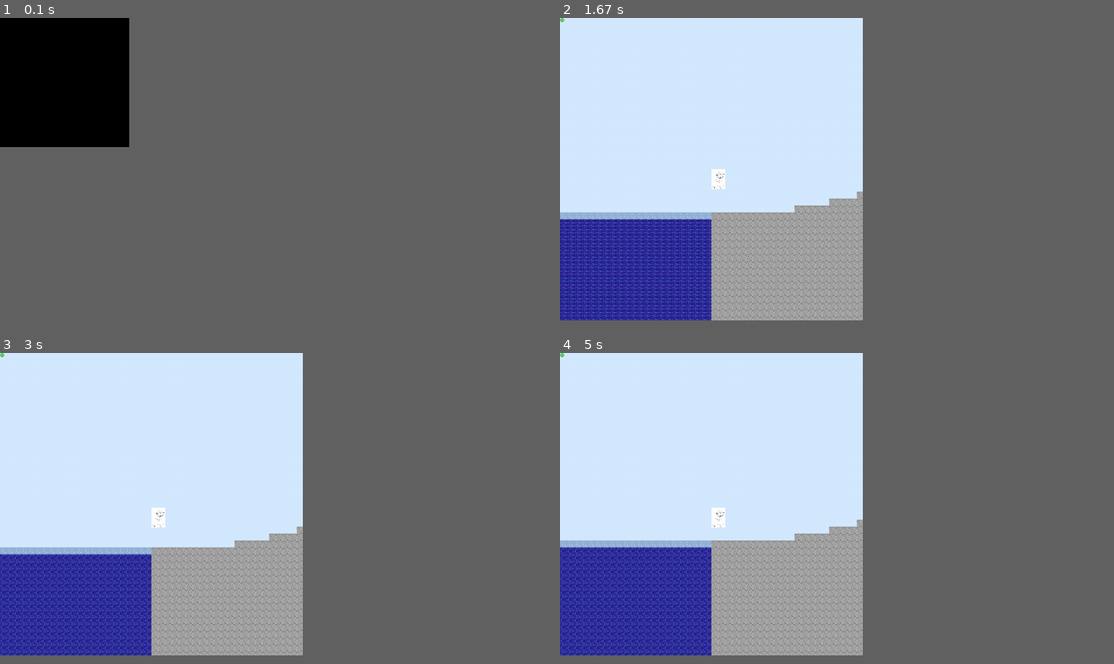
Above: before the commit, frames 1-4 (two rows, left to right).
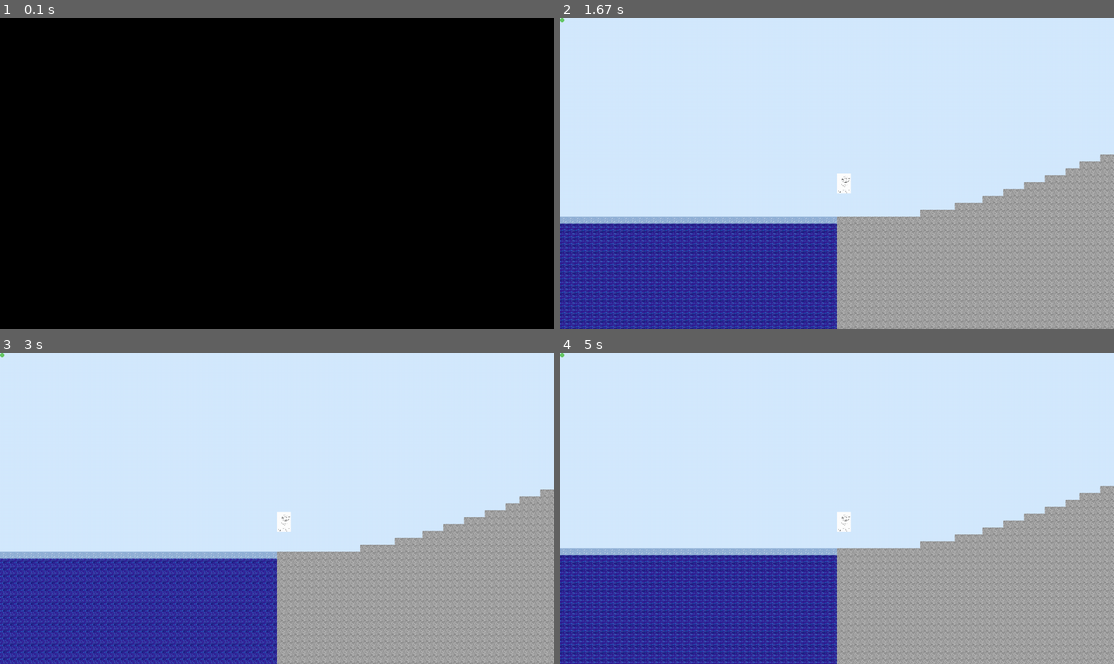
Above: after the commit, the same moments.

Repository: HyperRays/minecraft-from-wish
Game: pygame game, started from game-logic/main.py
Same seed, same stepped clock (60 frames per second), same inputs: the game is played once before the commit and once after it.
Inputs:
- Up to frame 1 (0.1 s): no input
- Up to frame 2 (1.67 s): no input
- Up to frame 3 (3 s): no input
- Up to frame 4 (5 s): no input
In our replay, in frame 1 the window is 210x210 before the commit and 900x506 after it. These sizes can differ from the game's own. Grey fills any space a smaller window leaves; there, only what the larger window draws over its background counts as a difference.

The runs differ from the first frame. In frame 1, only the window size differs. In frame 2, 35% of the frame differs, in the area x 0-100%, y 43-100%; in frame 3, 35%; in frame 4, 36%, in the area x 0-100%, y 42-100%.

Commit message:
comments and optimisations

Diff:
--- a/game-logic/background.py
+++ b/game-logic/background.py
@@ -1,3 +1,7 @@
+"""
+A class for the background, the idea is to expand this to make dynamically moving objects
+"""
+
 from prelude import *
 
 class Background(GraphicsObject):
--- a/game-logic/blocks.py
+++ b/game-logic/blocks.py
@@ -1,14 +1,14 @@
 from startup import *
 from load_properties_config import load_block_properties
 
-#stored values in variable to reduce typo errors
+# stored values in variable to reduce typo errors
 material_n = "material"
 position_n = "position"
 collider_n = "collider"
 
 class Material:
 
-    #remains for backward compatibility
+    # remains for backward compatibility
     compat_AIR = "Air"
     compat_ICE = "Ice"
     compat_SAND = "Sand"
@@ -17,6 +17,7 @@
     compat_WATER = "Water"
     compat_STONE = "Stone"
     compat_SNOW = "Snow"
+    # ---
 
     AIR = 1 << 0
     ICE = 1 << 1
@@ -62,18 +63,20 @@
                 pass
             raise TypeError(f"No material called {mat}")
 
-#square helper class, so that the collider creation and image (texture) loading is handled and
+# square helper class, so that the collider creation and image (texture) loading is handled and
 class Square(GraphicsObject):
     # with slots, the object doesn't need to make a new dict for every instance
-    #works like a named tuple
-    #https://stackoverflow.com/a/1336890
+    # works like a named tuple
+    # https://stackoverflow.com/a/1336890
     __slots__ = ("position", "texture", "collider","_render_collider_bounds","_render_collision_detected","_first")
     def __init__(self, position: vec2d) -> None:
         self.position = position
         self.texture = texture_handler.get_texture(self.tex_name)
-        self.collider = create_collider(self.position, BLOCK_DIMENSIONS[0], BLOCK_DIMENSIONS[1])
-        self._render_collider_bounds = False
-        self._render_collision_detected = False
+        self.collider = create_collider(self.position, BLOCK_DIMENSIONS[0], -BLOCK_DIMENSIONS[1])
+        self._render_collider_bounds = False
+        self._render_collision_detected = False
+
+        # only render once on the intermediate chunk texture for performance reasons (pygame)
         self._first = True
         if self.backend == "pygame":
             self.render = self.pygame_render
@@ -84,7 +87,7 @@
     def render_collision_detected(self) -> None:
         self._render_collision_detected = True
 
-    async def pygame_render(self, x,y,chunk_intermediate_layer: pygame.Surface):
+    async def pygame_render(self, x, y, chunk_intermediate_layer: pygame.Surface):
         if self._first:
             self._first = False
             chunk_intermediate_layer.blit(self.texture, (x*BLOCK_DIMENSIONS[0], y*BLOCK_DIMENSIONS[1]))
@@ -93,11 +96,12 @@
             pygame.draw.polygon(chunk_manager.get_debug_layer(), (100,100,100) , [ camera.screen_position(self.collider …(189 unchanged characters)…
         elif self._render_collision_detected:
             pygame.draw.polygon(chunk_manager.get_debug_layer(), (200,100,120) , [ camera.screen_position(self.collider …(190 unchanged characters)…
+
         self._render_collider_bounds = False
         self._render_collision_detected = False
 
     async def update(self):
-        self.collider = create_collider(self.position, BLOCK_DIMENSIONS[0], -BLOCK_DIMENSIONS[1], collider=self.collider)
+        pass
 
     def save(self) -> bytes:
         save_dict = {
@@ -127,6 +131,8 @@
 #Air tile
 class Air(Square, load_block_properties("air.toml")):
 
+    material = Material.AIR
+
     #Air is transparent so has to have some custom parts defined
 
     def __init__(self, position: vec2d) -> None:
@@ -179,6 +185,7 @@
 
     graphics.create_layer("grass_layer")
 
+    # grass should be in front of the player
     async def pygame_render(self, *_):
         graphics.layers["grass_layer"].blit(self.texture, camera.screen_position(self.position).into_tuple())
 
--- a/game-logic/chunk_manager.py
+++ b/game-logic/chunk_manager.py
@@ -72,10 +72,11 @@
 
     def save(self):
         _chunk_dict_save = dict((key,item.save()) for (key,item) in self._chunk_dict.items())
+        # will change this after adding gui
         with open("test.world", "wb") as f:
             pickle.dump(_chunk_dict_save, f, protocol=pickle.HIGHEST_PROTOCOL)
 
-    def redifine(self, other):
+    def redefine(self, other):
         self._chunk_dict = other._chunk_dict
         self._renderables = []
 
--- a/game-logic/chunks_module.py
+++ b/game-logic/chunks_module.py
@@ -3,7 +3,6 @@
 """
 
 IMPORT_GRAPHICS_LIB = False
-import asyncio
 from dataclasses import dataclass
 import pickle
 
@@ -14,11 +13,10 @@
 import blocks
 from helper_functions import create_collider
 
-window.init((300,300),"test objects")
 import startup
 
 class Chunk(GraphicsObject):
-    # with slots, the object doesn't need to make a new dict for every instance
+    #with slots, the object doesn't need to make a new dict for every instance
     #works like a named tuple
     #https://stackoverflow.com/a/1336890
     __slots__ = ("internal_objects", "collider", "position")
@@ -31,7 +29,7 @@
 
     def __init__(self, vec: vec2d, mapping_func) -> None:
         # chunks do not get immediately added to the objects list, but get loaded in
-        # dynamicaly depending on the players coordinates
+        # dynamiclly depending on the players coordinates
         self.internal_objects: list[list[None | Chunk]] = [[None for _ in range(CHUNK_DIMENSIONS[1])] for _ in range(CHUNK_DIMENSIONS[0])]
         glob_coord = vec2d(vec.x * CHUNK_DIMENSIONS[0] * BLOCK_DIMENSIONS[0], vec.y * CHUNK_DIMENSIONS[1] * BLOCK_DIMENSIONS[1] - BLOCK_DIMENSIONS[1])
         self.collider = create_collider(glob_coord, CHUNK_DIMENSIONS[0] * BLOCK_DIMENSIONS[0], CHUNK_DIMENSIONS[1] * BLOCK_DIMENSIONS[1])
--- /dev/null
+++ b/game-logic/gui.py
@@ -0,0 +1,5 @@
+from prelude import *
+
+
+class Gui(GraphicsObject):
+    pass
--- a/game-logic/main.py
+++ b/game-logic/main.py
@@ -11,10 +11,15 @@
 cpos = camera.get_position()
 chunk_manager.set_all()
 camera.update_position(-vec2d(window.size[0]/2,window.size[1]/2))
+
+
+
 Background()
 player = Player(vec2d(0,100))
+
 mouse = Mouse()
-# graphics.set_render_layers(["bg", "chunks_layer",  "player_layer", "grass_layer", "mouse_layer", "player_debug_layer", "chunks_debug", "mouse_debug_layer"])
+
+# graphics.set_render_layers(["bg", "chunks_layer",  "player_layer", "grass_layer", "mouse_layer", "chunks_debug", "player_debug_layer", "mouse_debug_layer"])
 graphics.set_render_layers(["bg","chunks_layer", "player_layer", "grass_layer", "mouse_layer"])
 graphics.create_layer("bg")
 graphics.layers["bg"].fill((0,0,100))
--- a/game-logic/player.py
+++ b/game-logic/player.py
@@ -37,6 +37,51 @@
         # the forces that are applied to the player
         self.force = vec2d(0,0)
 
+        # in which direction the player is colliding (needs to be improved)
+        self.collided_dir = {
+            Directions.up: False,
+            Directions.down: False,
+            Directions.left: False,
+            Directions.right: False
+        }
+
+        self.furthest_dist: dict[Directions, vec2d] = {
+            Directions.up: vec2d(0,0),
+            Directions.down: vec2d(0,0),
+            Directions.left: vec2d(0,0),
+            Directions.right: vec2d(0,0)
+        }
+
+        # create window boundaries (so that the chunks can get loaded in and out dynamically)
+        self.window_quad = create_collider(camera.get_position() + vec2d(window.size[0]/2,window.size[1]/2), window.size[0], window.size[1])
+
+        # internal refrence to chunk manager
+        self.chunk_mgr = chunk_manager
+
+    def save(self) -> bytes:
+        save_dict = {
+            "position": pickle.dumps(self.position),
+            "collider": pickle.dumps(self.collider)
+        }
+
+        return pickle.dumps(save_dict)
+
+    @classmethod
+    def load(cls, b: bytes):
+        self = cls.__new__(cls)
+        save_dict = pickle.loads(b)
+        self.position = save_dict["position"]
+        self.collider = save_dict["collider"]
+
+        #create the collider
+        self.collider = create_collider(self.position, self.w, -self.h)
+
+        # create window boundaries (so that the chunks can get loaded in and out dynamically)
+        self.window_quad = create_collider(camera.get_position(), window.size[0], window.size[1])
+
+        # the forces that are applied to the player
+        self.force = vec2d(0,0)
+
         # in which direction the player is colliding (bad)
         self.collided_dir = {
             Directions.up: False,
@@ -46,55 +91,10 @@
         }
 
         self.furthest_dist = {
-            Directions.up: 0,
-            Directions.down: 0,
-            Directions.left: 0,
-            Directions.right: 0
-        }
-
-        # create window boundaries (so that the chunks can get loaded in and out dynamically)
-        self.window_quad = create_collider(camera.get_position() + vec2d(window.size[0]/2,window.size[1]/2), window.size[0], -window.size[1])
-
-        # internal refrence to chunk manager
-        self.chunk_mgr = chunk_manager
-
-    def save(self) -> bytes:
-        save_dict = {
-            "position": pickle.dumps(self.position),
-            "collider": pickle.dumps(self.collider)
-        }
-
-        return pickle.dumps(save_dict)
-
-    @classmethod
-    def load(cls, b: bytes):
-        self = cls.__new__(cls)
-        save_dict = pickle.loads(b)
-        self.position = save_dict["position"]
-        self.collider = save_dict["collider"]
-
-        #create the collider
-        self.collider = create_collider(self.position, self.w, -self.h)
-
-        # create window boundaries (so that the chunks can get loaded in and out dynamically)
-        self.window_quad = create_collider(camera.get_position(), window.size[0], -window.size[1])
-
-        # the forces that are applied to the player
-        self.force = vec2d(0,0)
-
-        # in which direction the player is colliding (bad)
-        self.collided_dir = {
-            Directions.up: False,
-            Directions.down: False,
-            Directions.left: False,
-            Directions.right: False
-        }
-
-        self.furthest_dist = {
-            Directions.up: 0,
-            Directions.down: 0,
-            Directions.left: 0,
-            Directions.right: 0
+            Directions.up: vec2d(0,0),
+            Directions.down: vec2d(0,0),
+            Directions.left: vec2d(0,0),
+            Directions.right: vec2d(0,0)
         }
 
         return self
@@ -129,8 +129,13 @@
 
         self.force.x = self.force.x * self.speed_mutiplier
 
+        # "continuous collision detection" kind of
+        displacement = sum(self.furthest_dist.values(), start= vec2d(0,0))
+
         # adds force to player
         self.position += self.force
+        self.force.y -= displacement.y
+
 
         #finds in which chunk the player is in through the chunk manager
         true_chunksize_width = BLOCK_DIMENSIONS[0] * CHUNK_DIMENSIONS[0]
@@ -161,7 +166,6 @@
 
             chunk_manager.set_renderables(bounds_max, bounds_min, terrain_gen)
 
-        #padding is added so that player won't go though blocks before chunk is detected
         chunks_coords: set[vec2d] = set(
             (chunk_manager.find_chunk_pos(self.collider.a + vec2d(0, CHUNK_DIMENSIONS[1]), vec2d(true_chunksize_width, true_chunksize_height)),
             chunk_manager.find_chunk_pos(self.collider.b + vec2d(0, CHUNK_DIMENSIONS[1]), vec2d(true_chunksize_width, true_chunksize_height)),
@@ -183,7 +187,12 @@
             Directions.right: False
         }
 
-
+        self.furthest_dist: dict[Directions, vec2d] = {
+            Directions.up: vec2d(0,0),
+            Directions.down: vec2d(0,0),
+            Directions.left: vec2d(0,0),
+            Directions.right: vec2d(0,0)
+        }
 
 
         for chunk in self.chunks:
@@ -192,8 +201,11 @@
                         obj.render_collider_bounds()
                         if obj != None and obj.collision:
                             if intersect(self.collider, obj.collider):
+
                                 obj.render_collision_detected()
+
                                 self.speed_mult = obj.speed_mutiplier
+
                                 b = adjacency_bytes(chunk, vec2d(x,y), chunk_manager)
                                 poss = collision_possibile_dir(b)
                                 if len(poss) == 0:
@@ -201,6 +213,10 @@
                                     self.collided_dir[Directions.down] = True
                                     continue
                                 dir = -relative_position(obj.collider, self.collider, list(poss))
+
+                                if (ds := self.collider.furthest_in_dir(dir) - obj.collider.furthest_in_dir(-dir)).dot(ds) > (self.furthest_dist[dir].dot(self.furthest_dist[dir])):
+                                    self.furthest_dist[dir] = ds
+
                                 self.collided_dir[dir] = True
 
 
@@ -225,8 +241,8 @@
         if keys[self.characters["space"]] and self.collided_dir[Directions.down]:
             self.force.y += BLOCK_DIMENSIONS[0]*2
 
-        #todo
-        #https://www.gamedeveloper.com/programming/improved-lerp-smoothing-
+
+        #TODO - https://www.gamedeveloper.com/programming/improved-lerp-smoothing-
         #updates the camera position, so that the player stays in the center
         camera.update_position(self.position - vec2d(window.size[0]/2,-window.size[1]/2))
 
@@ -241,7 +257,7 @@
 
         if keys[self.characters["l"]]:
             print("loading")
-            chunk_manager.redifine(ChunkManager.load())
+            chunk_manager.redefine(ChunkManager.load())
 
             #finds in which chunk the player is in through the cunk manager
             true_chunksize_width = BLOCK_DIMENSIONS[0] * CHUNK_DIMENSIONS[0]
--- a/game-logic/prelude.py
+++ b/game-logic/prelude.py
@@ -5,6 +5,7 @@
 import os
 from load_config import *
 sys.path.append(os.path.join(os.path.dirname(__file__),".."))
+sys.path.append(os.path.join(os.path.dirname(__file__),'../graphics'))
 #set default of IMPORT_GRAPHICS_LIB to True if not already set
 try: IMPORT_GRAPHICS_LIB
 except: IMPORT_GRAPHICS_LIB = True
--- a/game-logic/startup.py
+++ b/game-logic/startup.py
@@ -1,6 +1,5 @@
 import sys
 import os
-sys.path.append(os.path.join(os.path.dirname(__file__),'../graphics'))
 from prelude import *
 from chunks_module import Chunk
 from chunk_manager import ChunkManager
@@ -11,7 +10,7 @@
 
 from helper_functions import *
 # initialize the window
-window.init(WINDOW_DIMENSIONS,"test chunk mgr")
+window.init(WINDOW_DIMENSIONS,"test chunk mgr", fullscreen=True)
 
 texture_handler = TextureHandler()
 
--- a/graphics/graphics_library.py
+++ b/graphics/graphics_library.py
@@ -17,7 +17,7 @@
         self.objects += [self]
 
     @classmethod
-    def init(cls, size: tuple[float,float], title: str) -> None:
+    def init(cls, size: tuple[float,float], title: str, fullscreen=False) -> None:
         """
         Initialize the screen with given parameters
         """
@@ -25,7 +25,7 @@
         cls.size = size
         logging.info(f"creating window with size (height:{size[0]}, width:{size[1]})")
 
-        super(GraphicsObject, cls).init(size,title)
+        super(GraphicsObject, cls).init(size,title, fullscreen=fullscreen)
         logging.info(f"successfully created window")
 
     async def update_callback_pygame(self):
@@ -39,30 +39,25 @@
         await asyncio.gather(*[object.render() for object in self.objects])
 
     @classmethod
-    def add_texture(cls, name: str) -> int:
-        """
-        load in texture, and return the id
-        """
-        cls.textures += [Image(image=cls.load_texture(name), name=name)]
-        return len(cls.textures)-1
-
-    @classmethod
     def run(cls) -> None:
         match cls.backend:
             case "pygame":
                 update_callback_fn = cls.update_callback_pygame
                 input_callback_fn = cls.input_callback_pygame
                 render_callback_fn = cls.render_callback_pygame
+                on_resize_callback = cls.on_resize
             case unimpl_backend:
                 raise NotImplementedError(f"The backend {unimpl_backend} has not been implemented yet")
 
         loop = asyncio.new_event_loop()
-        loop.run_until_complete(cls.event_loop(update_callback_fn, input_callback_fn, render_callback_fn))
+        loop.run_until_complete(cls.event_loop(update_callback_fn, input_callback_fn, render_callback_fn, on_resize_callback))
 
     #placeholder update fn
     #runs every renderpass/flip
-    async def update(*_): pass
+    async def update(*_): ...
 
-    async def input(*_): pass
+    async def input(*_): ...
 
-    async def render(*_): pass
+    async def render(*_): ...
+
+    def on_resize(*_): ...
--- a/graphics/pygame_backend.py
+++ b/graphics/pygame_backend.py
@@ -13,8 +13,6 @@
 with contextlib.redirect_stdout(None):
     import pygame
     from pygame.locals import *
-
-import copy
 
 import asyncio
 class _Timed:
@@ -65,7 +63,7 @@
 
     @classmethod
     # the render loop
-    async def event_loop(cls, update_closure: Any, input_closure: Any, render_closure: Any) -> None:
+    async def event_loop(cls, update_closure: Any, input_closure: Any, render_closure: Any, on_resize: Any) -> None:
         sync = _Timed(1_000_000_000/60)
         clock = pygame.time.Clock()
         while True:
@@ -76,9 +74,12 @@
             for event in pygame.event.get():
                 if event.type == QUIT:
                     return
-
-            cls.screen.blit(cls.background, (0, 0))
-            # the update closure (function) is passed by the GraphicsObject function
+                # if event.type == VIDEORESIZE:
+                #     cls.size = pygame.display.get_surface().get_size()
+                #     on_resize()
+                #     for key,layer in cls.layers.items():
+                #         cls.layers[key] = pygame.transform.scale(layer, cls.size)
+            # the update, input and render closure (function) is passed by the GraphicsObject function
             await asyncio.gather(input_closure(cls, keys), update_closure(cls))
             await render_closure(cls)
             for order in cls.render_order:
@@ -87,28 +88,28 @@
                     cls.layers[order].fill((0,0,0,0))
             pygame.display.update()
             # if sync.reached():
+            #     await render_closure(cls)
+            #     for order in cls.render_order:
+            #         if order in cls.layers:
+            #             cls.screen.blit(cls.layers[order], (0,0))
+            #             cls.layers[order].fill((0,0,0,0))
+
+            #     pygame.display.update()
             #     logging.debug(f"Updated Frame")
-            #     pygame.display.update()
             #     if (fps := clock.get_fps()) != 0:
             #         sync.reset(new_target_time=1_000_000_000/fps)
+            #         print(1_000_000_000/fps)
             #     else:
             #         sync.reset()
 
     @classmethod
-    def init(cls, size: tuple[float, float], title: str, fullscreen = False):
+    def init(cls, size: tuple[float, float], title: str, fullscreen = False, resizeable = False):
 
         pygame.init()
-        cls.screen = pygame.display.set_mode(size, DOUBLEBUF, 64)
+        cls.screen = pygame.display.set_mode((size[0] * (not fullscreen), size[1] * (not fullscreen)), DOUBLEBUF | resizeable * RESIZABLE | fullscreen * FULLSCREEN , 64)
         pygame.event.set_allowed([QUIT, pygame.K_w, pygame.K_a, pygame.K_s, pygame.K_d])
-        cls.size = size
+        cls.size = pygame.display.get_surface().get_size()
         pygame.display.set_caption(title)
-
-        #Fill Background
-        cls.background = pygame.Surface(size)
-        cls.background = cls.background.convert()
-        #this is temporary, we will have a bg class
-        cls.background.fill((255,255,255))
-
 
     @classmethod
     def create_layer(cls, layer_name: str):
Binary file changed: game-logic/test.world
